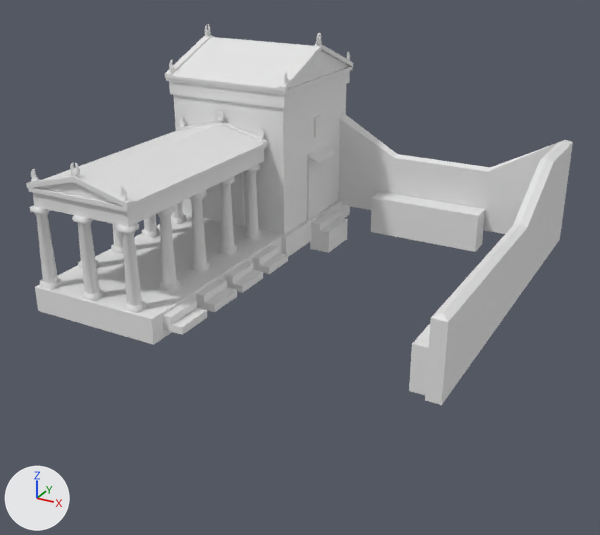
Two versions of the COLLADA model art/meshes/structural/cyrene/range.dae, one commit apart.
Camera for both pictures: a 50 mm camera at (23.1, -43.9, 21.5) aimed at (-0.1, -1.5, 0.4). The axes (+X, +Y, +Z) are drawn at lower left. The lights are the same throughout. The older version comes first. Materials are left out; every surface is plain grey. Where no turn or scale is listed for an object, it has been applied to the vertices.

The scene before the commit, as lines of its bpy script (objects in view):
```python
me_cubo_4512 = bpy.data.meshes.new('Cubo.4512')
me_cubo_4512.from_pydata(...)  # 1534 vertices, 2550 faces; spans x -13.1..13.0, y -11.8..12.7, z -1.8..13.4
me_cubo_4512.materials.append(mat_textura_cirene)
ob_range = bpy.data.objects.new('range', me_cubo_4512)
ob_range.location = (0.0, 0.0, 0.0)
```
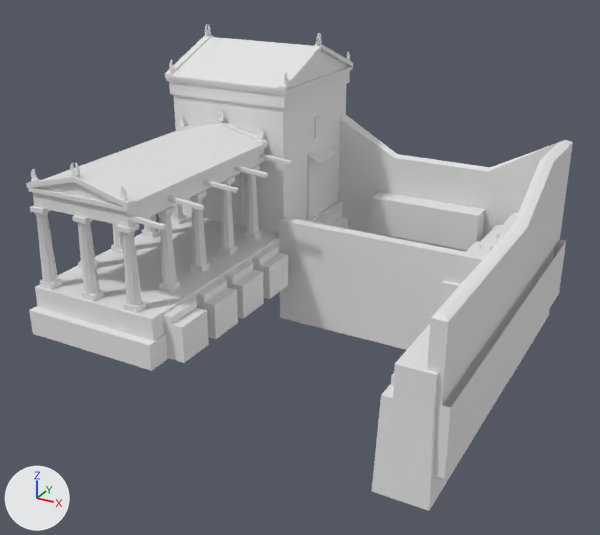
Where the newer file only moved an object's origin or applied its transform, the numbers keep the older frame.

Where the change shows, as pixel boxes [x1, y1, x2, y2] in the pictures (600 x 535 px):
'range', reshaped (28% taller): before [26, 24, 573, 405]; after [26, 24, 573, 511]
part 1 of me_cubo_4512, added (mostly hidden): after [29, 217, 344, 371]
part 2 of me_cubo_4512, added: after [393, 324, 438, 410]
part 3 of me_cubo_4512, built on: before [163, 255, 288, 335]; after [128, 154, 566, 511]

What the commit changed:
me_cubo_4512 is used by ob_range; location (0.0, 0.0, 0.0).
me_cubo_4512 had 1534 vertices, 2550 faces and spanned x -13.1..13.0, y -11.8..12.7, z -1.8..13.4.
me_cubo_4512 now has 1727 vertices, 2792 faces and spans x -13.2..13.4, y -12.4..13.0, z -5.9..13.4.
me_cubo_4512 part 1: the loose piece of 20 vertices spanning x -13.0..-3.5, y -11.8..12.7, z -1.2..0.4 is copied, and the copy is scaled about its middle by (1.03, 1.03, 1), then moved by (0.0, -0.1, -1.4); it spans x -13.2..-3.3, y -12.4..13.0, z -2.5..-0.9.
me_cubo_4512 part 2: the loose piece of 8 vertices spanning x -5.9..-5.0, y -5.3..-4.4, z 0.4..0.8 is copied, and the copy is scaled about its middle by (2.3, 16.8, 4.92), then moved by (17.1, 0.0, 0.1); it spans x 10.6..12.7, y -11.9..2.2, z -0.2..1.7.
Part 3, on me_cubo_4512:
4 vertices are removed from x -3.2, y -8.4..1.1, z -0.7.
28 faces are deleted.
20 vertices in x -4.0..-2.5, y -10.9..1.1, z -0.7 move by (0.0, 0.0, -1.8).
80 vertices are added at x -5.6..13.4, y -12.1..12.2, z -5.9..6.2.
10 new vertices lie (0.0, 0.0, -4.1) away from vertices in x -4.2..12.2, y -11.7..12.2, z 0.0.
20 new vertices lie (2.7, 0.0, -0.2) away from vertices in x -5.6, y -11.5..2.3, z 5.9..6.2.
15 new vertices lie (0.0, 0.0, 1.9) away from vertices in x -3.8..12.7, y 2.2..11.7, z -1.2..0.7.
12 new vertices lie (0.0, 2.7, 0.0) away from vertices in x 8.2..11.2, y 5.6, z -1.1..2.1.
188 new faces join them.
Other edits to the shape of me_cubo_4512 do not show in these pictures.
